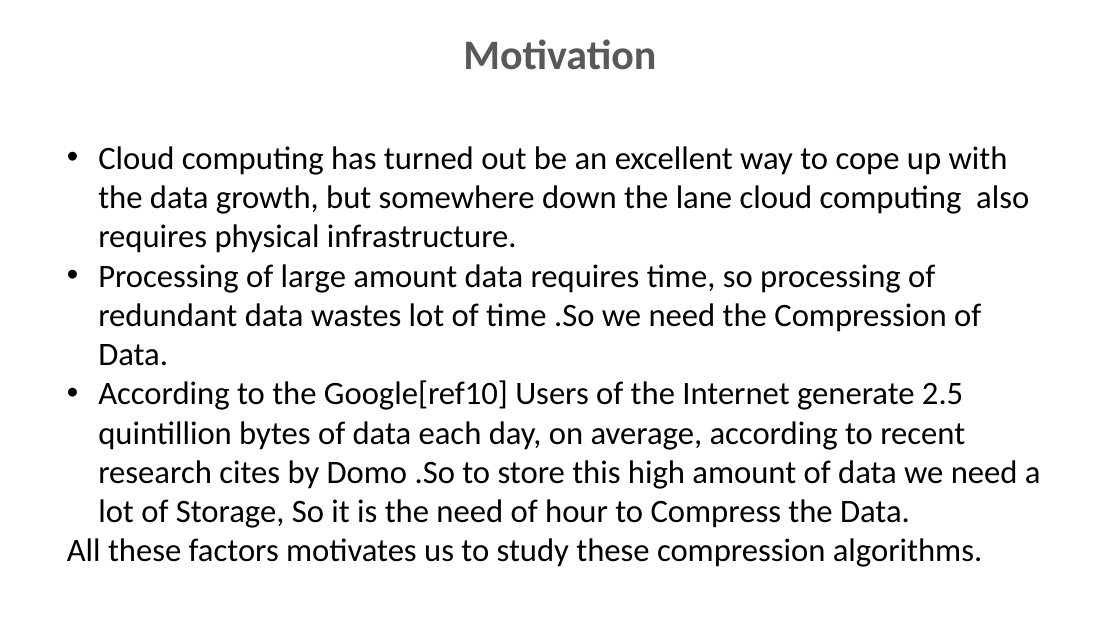
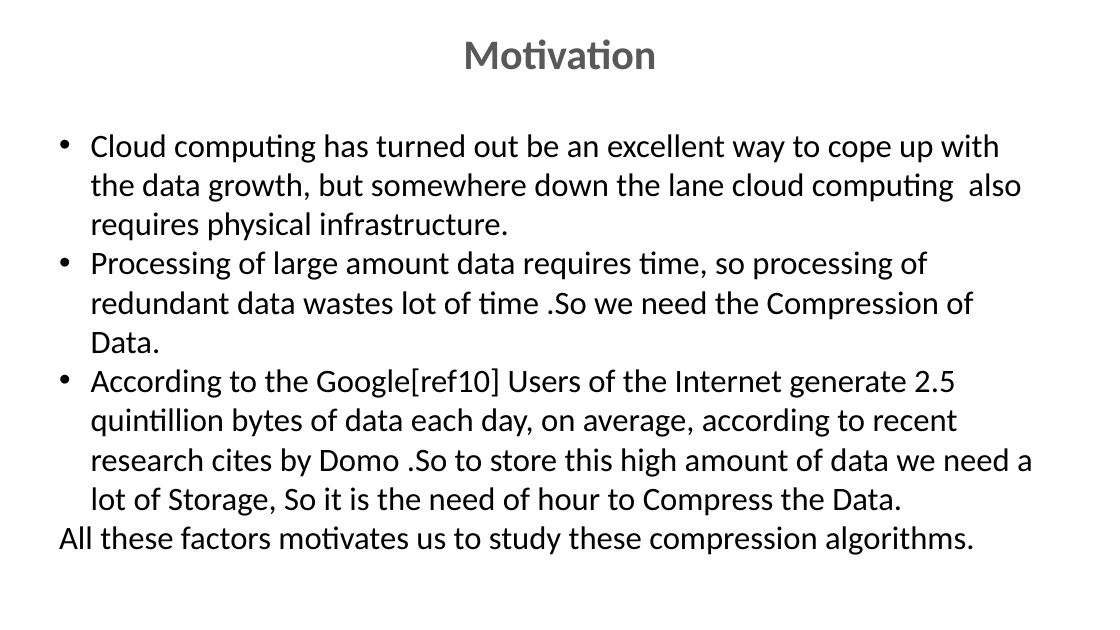
Before and after one commit to ashiagarwal73/Comparision-and-implementation-of-Compression-Algorithms, a slide deck: slide 7 of PodHandler.pptx. Drawn at 1120x630 pixels with LibreOffice and Linux fonts; fonts in the diff are those of the drawing; background and template pictures are left out. Boxes give left, top, right and bottom in pixels: in the first picture for what was removed or moved away, otherwise in the second. Text is boxed around its words. In the diff, an @@ line names an element or a change of style, - is before the commit and + after.

```diff
--- a/PodHandler.pptx
+++ b/PodHandler.pptx
@@ text "Cloud computing has turned out ...": place and size @@
-text "Cloud computing has turned out ..." at [67, 146, 1041, 567]
+text "Cloud computing has turned out ..." at [59, 134, 1033, 555]
```
Also in this commit, not shown: 2 other slides changed.
